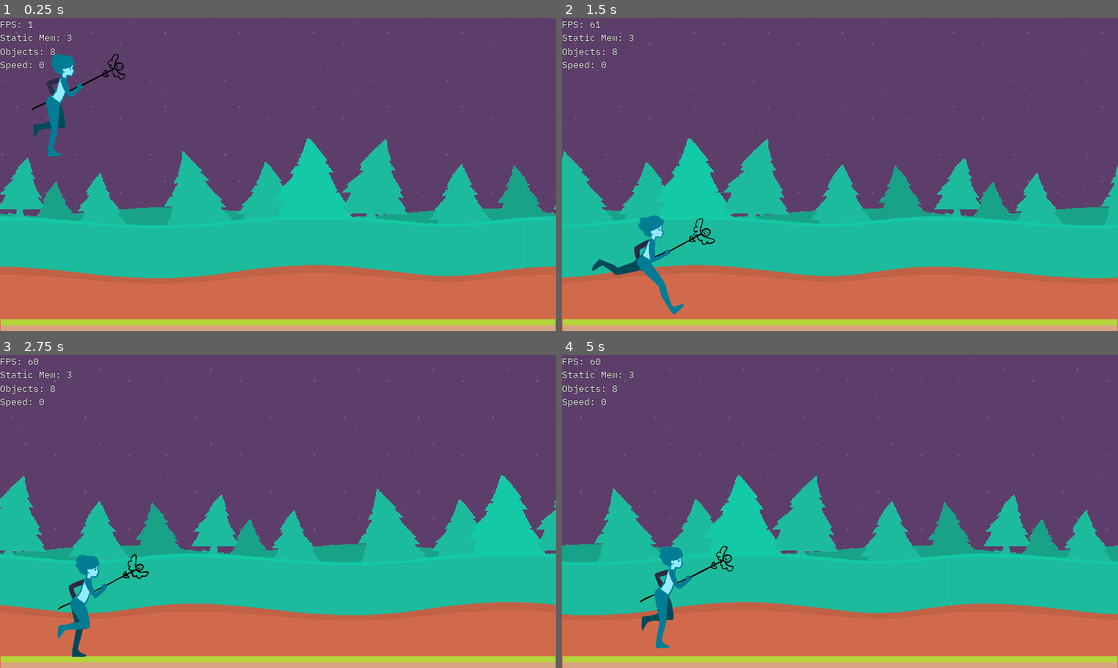
Above: before the commit, frames 1-4 (two rows, left to right).
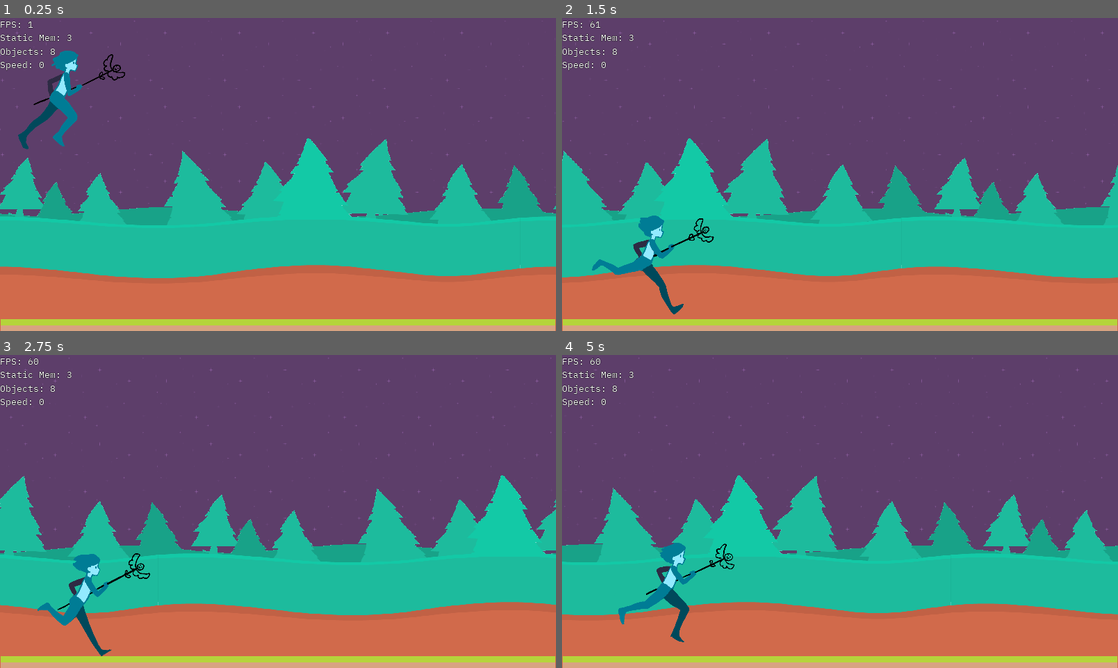
Above: after the commit, the same moments.

Repository: vibekeke/mgg
Game: Godot game, scene res://Main.tscn
The game is run twice, just before and just after one commit, with the same random seed, the same clock (stepped at 60 frames per second) and the same inputs.
Inputs:
- Up to frame 1 (0.25 s): no input
- Up to frame 2 (1.5 s): hold Right (right) from 0.53 s (still down); tap Space (jump) at 0.77 s
- Up to frame 3 (2.75 s): tap Space (jump) at 1.52 s; release Right (right) at 2.03 s; hold Left (left) from 2.03 s (still down)
- Up to frame 4 (5 s): release Left (left) at 2.78 s; hold Right (right) 2.78-4.28 s; tap Space (jump) at 3.02, 3.77, 4.52 s; hold Left (left) from 4.28 s (still down)

The runs differ from the first frame. In frame 1, 1.3% of the frame differs, in the area x 3-23%, y 10-45%; in frame 2, 0.8%; in frame 3, 1.0%; in frame 4, 1.4%, in the area x 10-31%, y 60-94%.

Commit message:
attempt at fixing animation because run was backwards

Diff:
--- a/Player/MPlayer.tscn
+++ b/Player/MPlayer.tscn
@@ -15,12 +15,11 @@
 "times": PoolRealArray( 0 ),
 "transitions": PoolRealArray( 1 ),
 "update": 0,
-"values": [ 0 ]
+"values": [ 1 ]
 }
 
 [sub_resource type="Animation" id=2]
 resource_name = "run"
-length = 0.95
 loop = true
 step = 0.071
 tracks/0/type = "value"
@@ -30,10 +29,10 @@
 tracks/0/imported = false
 tracks/0/enabled = true
 tracks/0/keys = {
-"times": PoolRealArray( 0, 0.071, 0.142, 0.213, 0.284, 0.355, 0.426, 0.497, 0.568, 0.639, 0.71, 0.781, 0.852 ),
-"transitions": PoolRealArray( 1, 1, 1, 1, 1, 1, 1, 1, 1, 1, 1, 1, 1 ),
+"times": PoolRealArray( 0, 0.071, 0.142, 0.213, 0.284, 0.355, 0.426, 0.497, 0.568, 0.639, 0.71, 0.781, 0.852, 0.923 ),
+"transitions": PoolRealArray( 1, 1, 1, 1, 1, 1, 1, 1, 1, 1, 1, 1, 1, 1 ),
 "update": 1,
-"values": [ 1, 2, 3, 4, 5, 6, 7, 8, 9, 10, 12, 13, 14 ]
+"values": [ 14, 13, 12, 10, 9, 8, 7, 6, 5, 4, 3, 2, 1, 0 ]
 }
 
 [sub_resource type="RectangleShape2D" id=3]
@@ -48,6 +47,7 @@
 centered = false
 hframes = 4
 vframes = 4
+frame = 1
 
 [node name="AnimationPlayer" type="AnimationPlayer" parent="."]
 anims/RESET = SubResource( 1 )
